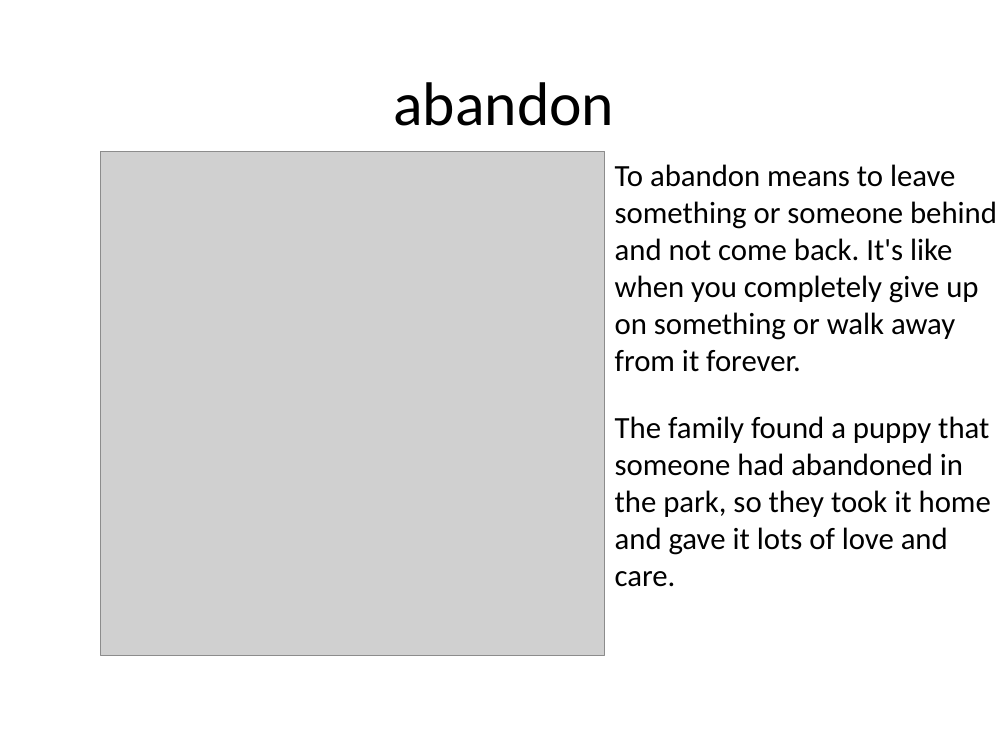
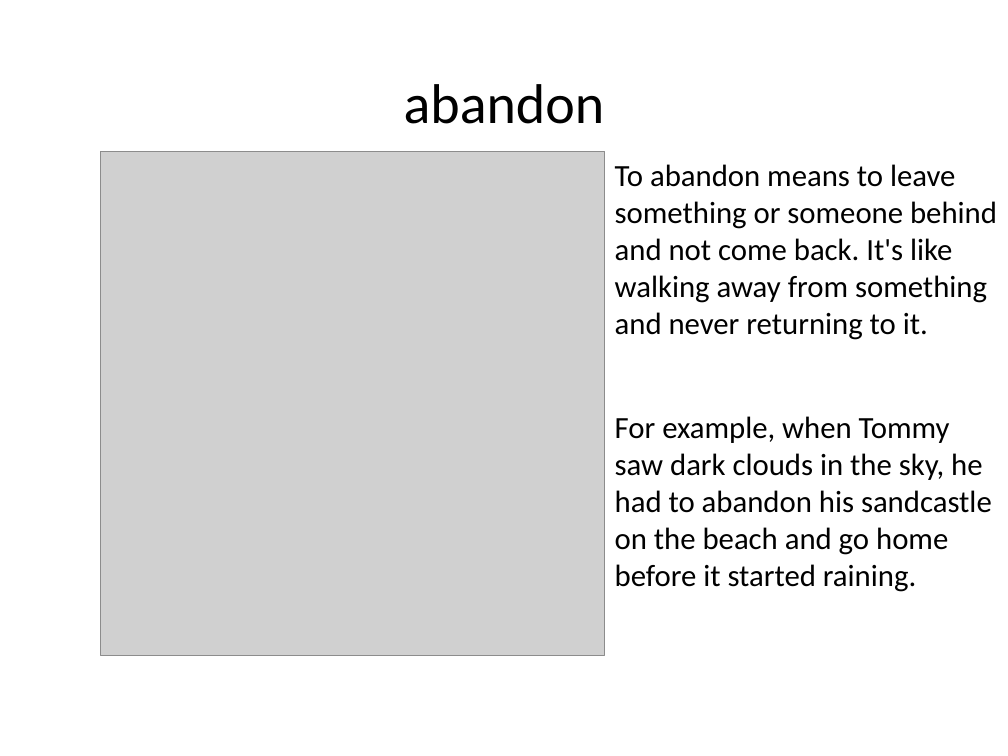
Before and after one commit to wenxichen/word-learning-video-gen, a slide deck: slide 1 of notebooks/output/test.pptx. Drawn at 1008x756 pixels with LibreOffice and Linux fonts; fonts in the diff are those of the drawing; grey boxes stand for pictures. Boxes give left, top, right and bottom in pixels: in the first picture for what was removed or moved away, otherwise in the second. Text is boxed around its words. In the diff, an @@ line names an element or a change of style, - is before the commit and + after.

```diff
--- a/notebooks/output/test.pptx
+++ b/notebooks/output/test.pptx
@@ title "abandon" at [404, 84, 605, 124]: size 44 to 40 pt @@
@@ text at [615, 164, 997, 340]: text changed @@
-To abandon means to leave something or someone behind and not come back. It's like when you completely give up on something or walk away from it forever.
+To abandon means to leave something or someone behind and not come back. It's like walking away from something and never returning to it.
@@ text at [615, 416, 992, 592]: text changed @@
-The family found a puppy that someone had abandoned in the park, so they took it home and gave it lots of love and care.
+For example, when Tommy saw dark clouds in the sky, he had to abandon his sandcastle on the beach and go home before it started raining.
```
Also in this commit, not shown: 18 other files.
